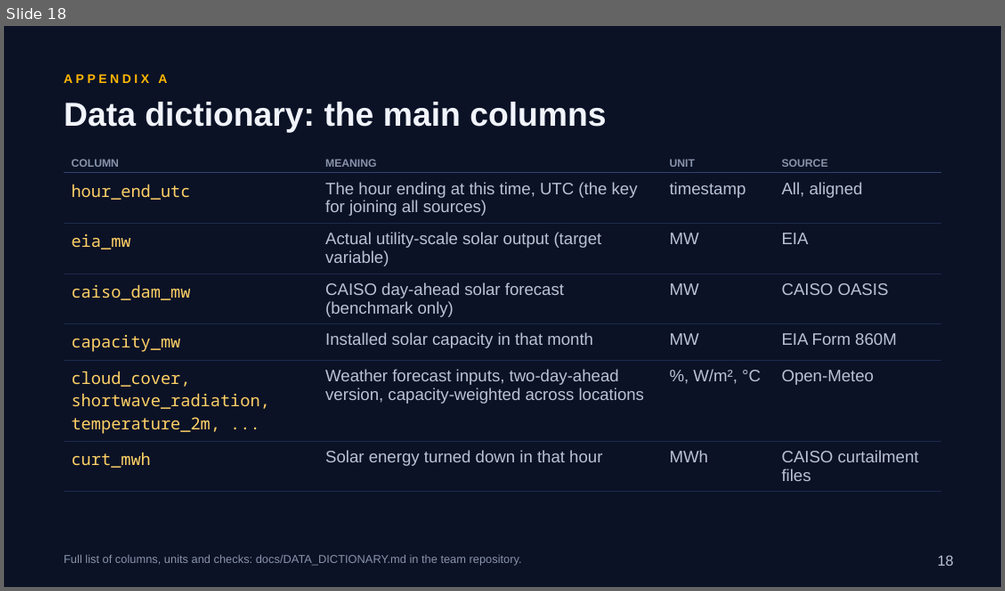
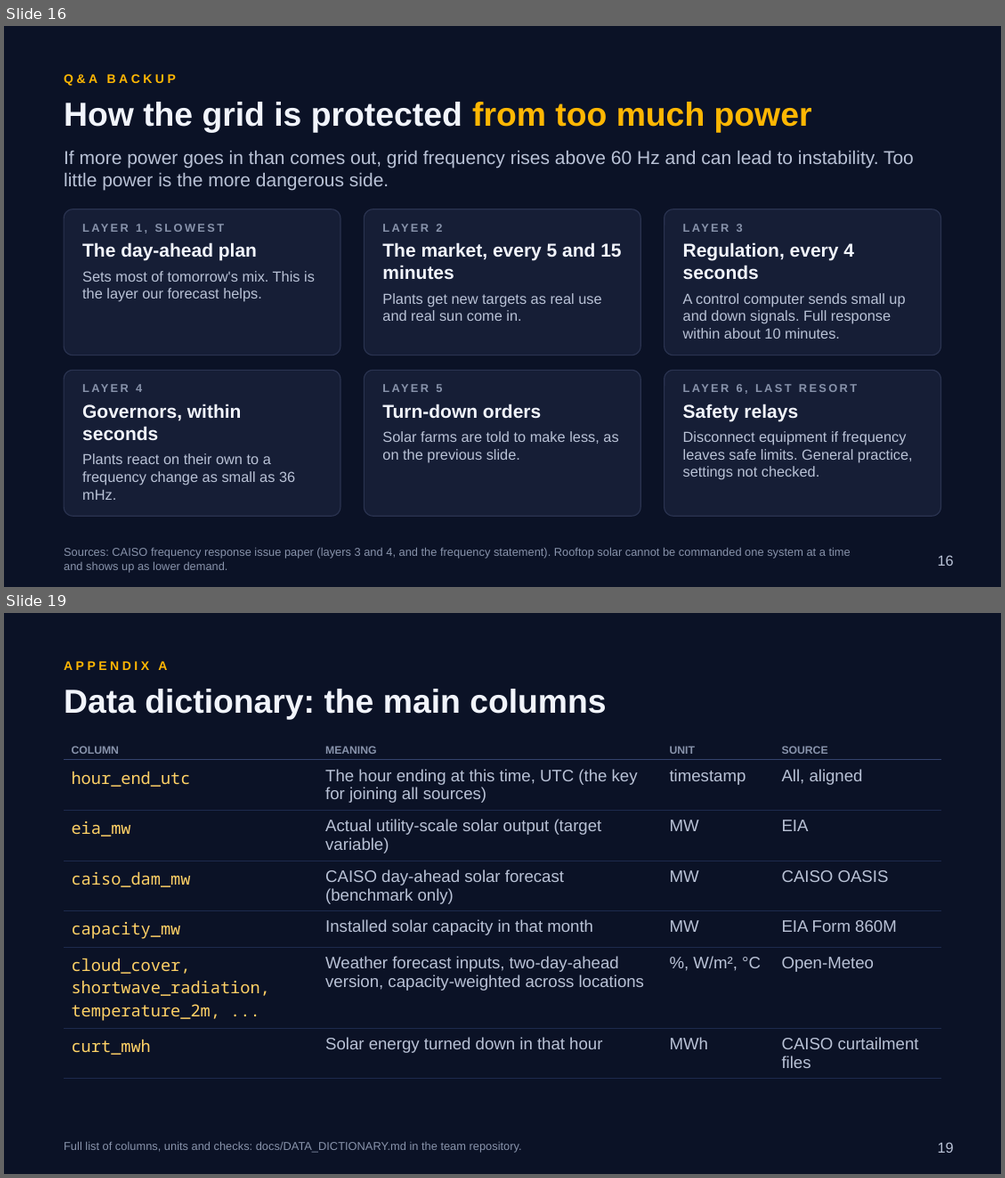
Before and after one commit to RaulSolaNavarro/caiso-solar-forecast, a slide deck: deck/capstone2/Capstone2_Deck.pptx. Shown one above the other, each under a label of ours: slide 18 before the commit, slides 16 and 19 after it; the slides between them are not shown. The pictures are 1005x591 and 1005x1178 pixels, drawn with LibreOffice and Linux fonts; fonts in the diff are those of the drawing. Boxes give left, top, right and bottom in pixels: in the first picture for what was removed or moved away, otherwise in the second. Text is boxed around its words. In the diff, an @@ line names an element or a change of style, - is before the commit and + after.

```diff
--- a/deck/capstone2/Capstone2_Deck.pptx
+++ b/deck/capstone2/Capstone2_Deck.pptx
@@ slide 16 added at (4, 26, 1001, 587), background #0B1226 @@
@@ text added at (64, 74, 176, 86), 12 pt, text #FFB703, bold @@
+Q&A BACKUP
@@ text added at (64, 102, 812, 133), 32 pt, text #F1F4FB, bold @@
+How the grid is protected from too much power
@@ text added at (64, 151, 914, 191), 18 pt, text #B9C2D6 @@
+If more power goes in than comes out, grid frequency rises above 60 Hz and can lead to instability. Too little power is the more dangerous side.
@@ rounded rectangle added at (64, 209, 340, 355), fill #161E36, outline #2A3350 1 pt @@
@@ rounded rectangle added at (364, 209, 641, 355), fill #161E36, outline #2A3350 1 pt @@
@@ rounded rectangle added at (664, 209, 941, 355), fill #161E36, outline #2A3350 1 pt @@
@@ text added at (82, 224, 315, 302), 14 pt, text #B9C2D6 @@
+LAYER 1, SLOWEST
+The day-ahead plan
+Sets most of tomorrow's mix. This is the layer our forecast helps.
@@ text added at (382, 224, 621, 321), 14 pt, text #B9C2D6 @@
+LAYER 2
+The market, every 5 and 15 minutes
+Plants get new targets as real use and real sun come in.
@@ text added at (683, 224, 905, 338), 14 pt, text #B9C2D6 @@
+LAYER 3
+Regulation, every 4 seconds
+A control computer sends small up and down signals. Full response within about 10 minutes.
@@ rounded rectangle added at (64, 370, 340, 516), fill #161E36, outline #2A3350 1 pt @@
@@ rounded rectangle added at (364, 370, 641, 516), fill #161E36, outline #2A3350 1 pt @@
@@ rounded rectangle added at (664, 370, 941, 516), fill #161E36, outline #2A3350 1 pt @@
@@ text added at (82, 384, 295, 499), 14 pt, text #B9C2D6 @@
+LAYER 4
+Governors, within seconds
+Plants react on their own to a frequency change as small as 36 mHz.
@@ text added at (382, 384, 618, 462), 14 pt, text #B9C2D6 @@
+LAYER 5
+Turn-down orders
+Solar farms are told to make less, as on the previous slide.
@@ text added at (683, 384, 913, 480), 14 pt, text #B9C2D6 @@
+LAYER 6, LAST RESORT
+Safety relays
+Disconnect equipment if frequency leaves safe limits. General practice, settings not checked.
@@ text added at (64, 548, 850, 572), 11 pt, text #8893AB @@
+Sources: CAISO frequency response issue paper (layers 3 and 4, and the frequency statement). Rooftop solar cannot be commanded one system at a time and shows up as lower demand.
@@ page number added at (938, 555, 954, 565), 14 pt, text #B9C2D6 @@
+16
@@ what was slide 18 is now slide 19 @@
@@ page number at (938, 1142, 954, 1152): text changed @@
-18
+19
```
Also in this commit, not shown: 7 slides changed, 7 other slides added, 7 slides removed, 3 other files.
